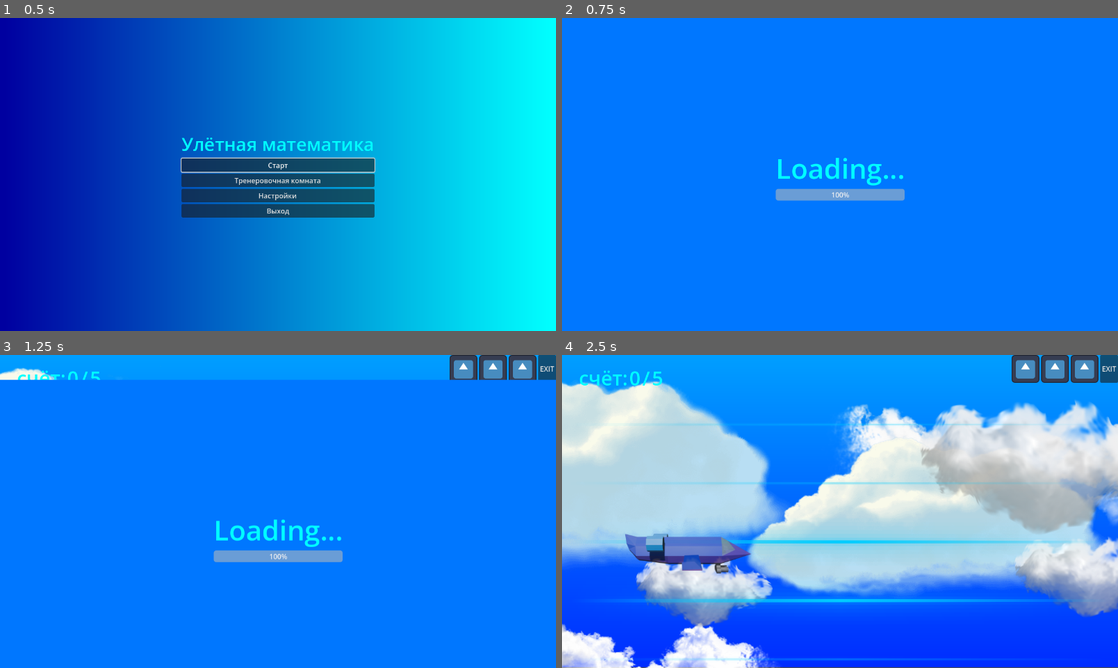
Above: before the commit, frames 1-4 (two rows, left to right).
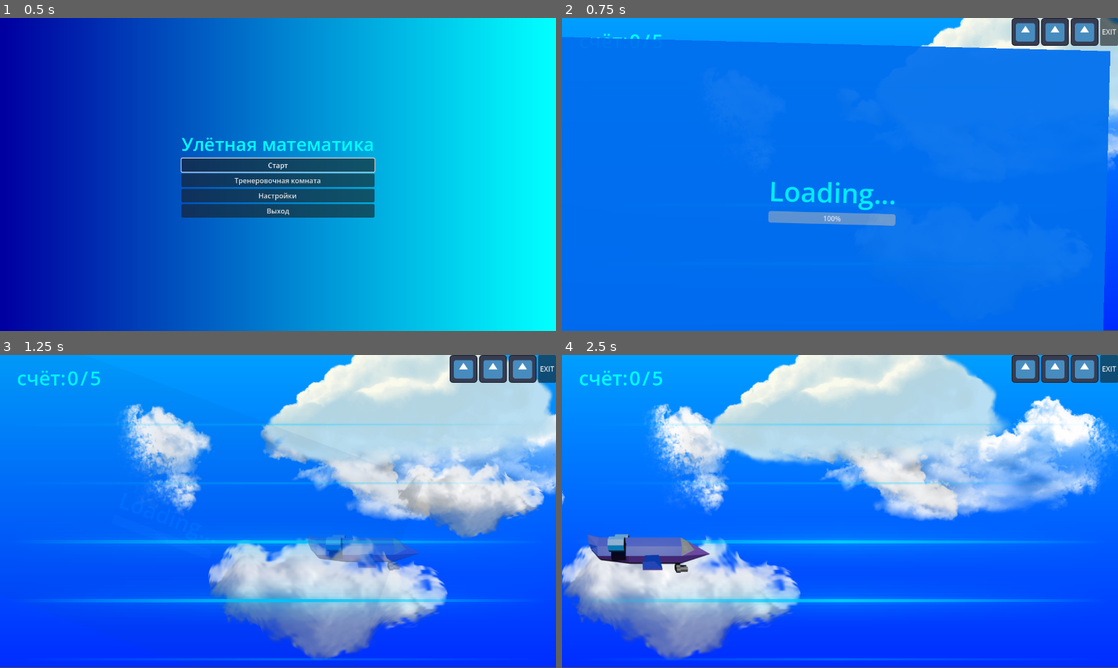
Above: after the commit, the same moments.

Repository: GGamezebo/quizmatik
Game: Godot game, scene res://main.tscn
Same seed, same stepped clock (60 frames per second), same inputs: the game is played once before the commit and once after it. The engine's default icon, where the game draws it, is replaced by a stand-in: a white triangle on a blue panel in a dark square.
Inputs:
- Up to frame 1 (0.5 s): no input
- Up to frame 2 (0.75 s): click "Старт" at 0.5 s
- Up to frame 3 (1.25 s): no input
- Up to frame 4 (2.5 s): tap Enter at 1.25 s; hold Right 1.28-2.03 s; tap Space (shoot) at 1.35 s; hold Down (ui_down) from 2.03 s (still down); tap Tab at 2.1 s

Frame 1 is identical in both runs. In frame 2, 13% of the frame differs, in the area x 0-100%, y 0-100%; in frame 3, 68%; in frame 4, 69%.

Commit message:
loading screen animation

Diff:
--- a/main.tscn
+++ b/main.tscn
@@ -24,7 +24,6 @@
 menu_context_path = "uid://fdo7cegg1sud"
 loading_screen_scene = ExtResource("2_0xm2m")
 main_events = ExtResource("8_dg77c")
-min_load_time = 0.5
 
 [node name="PersistenData" type="Node" parent="." unique_id=5266059]
 script = ExtResource("4_lquwl")
--- a/src/contexts/main_context/main_context.gd
+++ b/src/contexts/main_context/main_context.gd
@@ -8,7 +8,7 @@
 @export_file("*.tscn") var menu_context_path: String
 @export var loading_screen_scene: PackedScene
 @export var main_events: MainEvents
-@export var min_load_time: float = 1.5 # Минимум полторы секунды
+@export var min_load_time: float = 0.0
 
 var load_start_time: float = 0.0
 
--- a/src/ui/loading_screen/loading_screen.gd
+++ b/src/ui/loading_screen/loading_screen.gd
@@ -1,11 +1,25 @@
 extends CanvasLayer
 
-@export var progress_bar:ProgressBar
+@export var progress_bar: ProgressBar
+@export var background: CanvasGroup
+
+const duration: float = 1.0
 
 func update_progress(value: float):
 	progress_bar.value = value * 100
 
 func fade_out():
 	var tween = create_tween()
-	tween.tween_property(self, "offset:y", -1080, 1.0).set_trans(Tween.TRANS_BACK).set_ease(Tween.EASE_IN)
+	tween.set_parallel(true)
+	tween.tween_property(self, "offset:y", -1080, duration).set_trans(Tween.TRANS_BACK).set_ease(Tween.EASE_IN)
+	tween.tween_property(background, "modulate:a", 0.0, duration).set_trans(Tween.TRANS_QUAD).set_ease(Tween.EASE_IN_OUT)
+
+	var random_rotation = randf_range(-45.0, 45.0)
+	var target_rotation = background.rotation_degrees + random_rotation
+	tween.tween_property(background, "rotation_degrees", target_rotation, duration)\
+		.set_trans(Tween.TRANS_QUAD).set_ease(Tween.EASE_IN)
+
+	tween.tween_property(background, "scale", Vector2(0.6, 0.6), duration)\
+		.set_trans(Tween.TRANS_QUAD).set_ease(Tween.EASE_IN)
+
 	tween.finished.connect(queue_free)
--- a/src/ui/loading_screen/loading_screen.tscn
+++ b/src/ui/loading_screen/loading_screen.tscn
@@ -6,35 +6,40 @@
 font_size = 64
 font_color = Color(0, 1, 1, 1)
 
-[node name="LoadingScreen" type="CanvasLayer" unique_id=1540173069 node_paths=PackedStringArray("progress_bar")]
+[node name="LoadingScreen" type="CanvasLayer" unique_id=1540173069 node_paths=PackedStringArray("progress_bar", "background")]
 script = ExtResource("1_8cml4")
-progress_bar = NodePath("VBoxContainer/ProgressBar")
+progress_bar = NodePath("CanvasGroup/VBoxContainer/ProgressBar")
+background = NodePath("CanvasGroup")
 
-[node name="ColorRect" type="ColorRect" parent="." unique_id=1837273481]
+[node name="CanvasGroup" type="CanvasGroup" parent="." unique_id=173957903]
+
+[node name="ColorRect" type="ColorRect" parent="CanvasGroup" unique_id=1837273481]
 anchors_preset = 15
 anchor_right = 1.0
 anchor_bottom = 1.0
+offset_right = 1280.0
+offset_bottom = 720.0
 grow_horizontal = 2
 grow_vertical = 2
 color = Color(0, 0.46666667, 1, 1)
 
-[node name="VBoxContainer" type="VBoxContainer" parent="." unique_id=544803380]
+[node name="VBoxContainer" type="VBoxContainer" parent="CanvasGroup" unique_id=544803380]
 anchors_preset = 8
 anchor_left = 0.5
 anchor_top = 0.5
 anchor_right = 0.5
 anchor_bottom = 0.5
-offset_left = -2.0
-offset_top = -27.0
-offset_right = 2.0
-offset_bottom = 27.0
+offset_left = 491.5
+offset_top = 300.5
+offset_right = 788.5
+offset_bottom = 419.5
 grow_horizontal = 2
 grow_vertical = 2
 
-[node name="Label" type="Label" parent="VBoxContainer" unique_id=1779033421]
+[node name="Label" type="Label" parent="CanvasGroup/VBoxContainer" unique_id=1779033421]
 layout_mode = 2
 text = "Loading..."
 label_settings = SubResource("LabelSettings_a8kcw")
 
-[node name="ProgressBar" type="ProgressBar" parent="VBoxContainer" unique_id=409825753]
+[node name="ProgressBar" type="ProgressBar" parent="CanvasGroup/VBoxContainer" unique_id=409825753]
 layout_mode = 2
